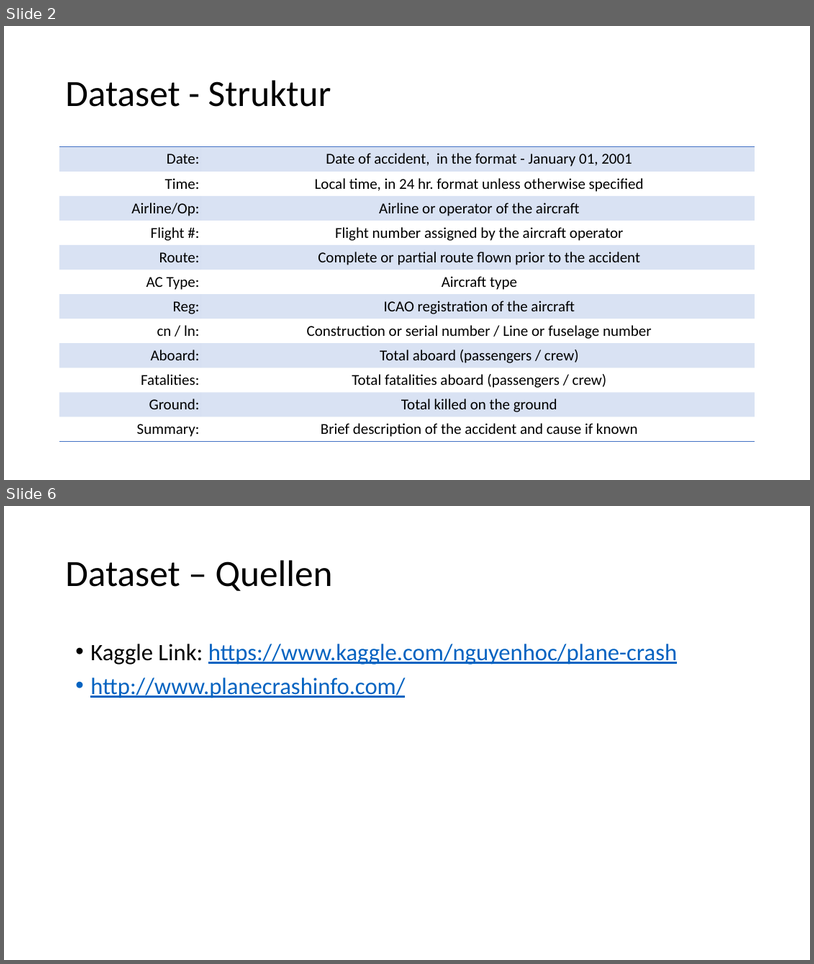
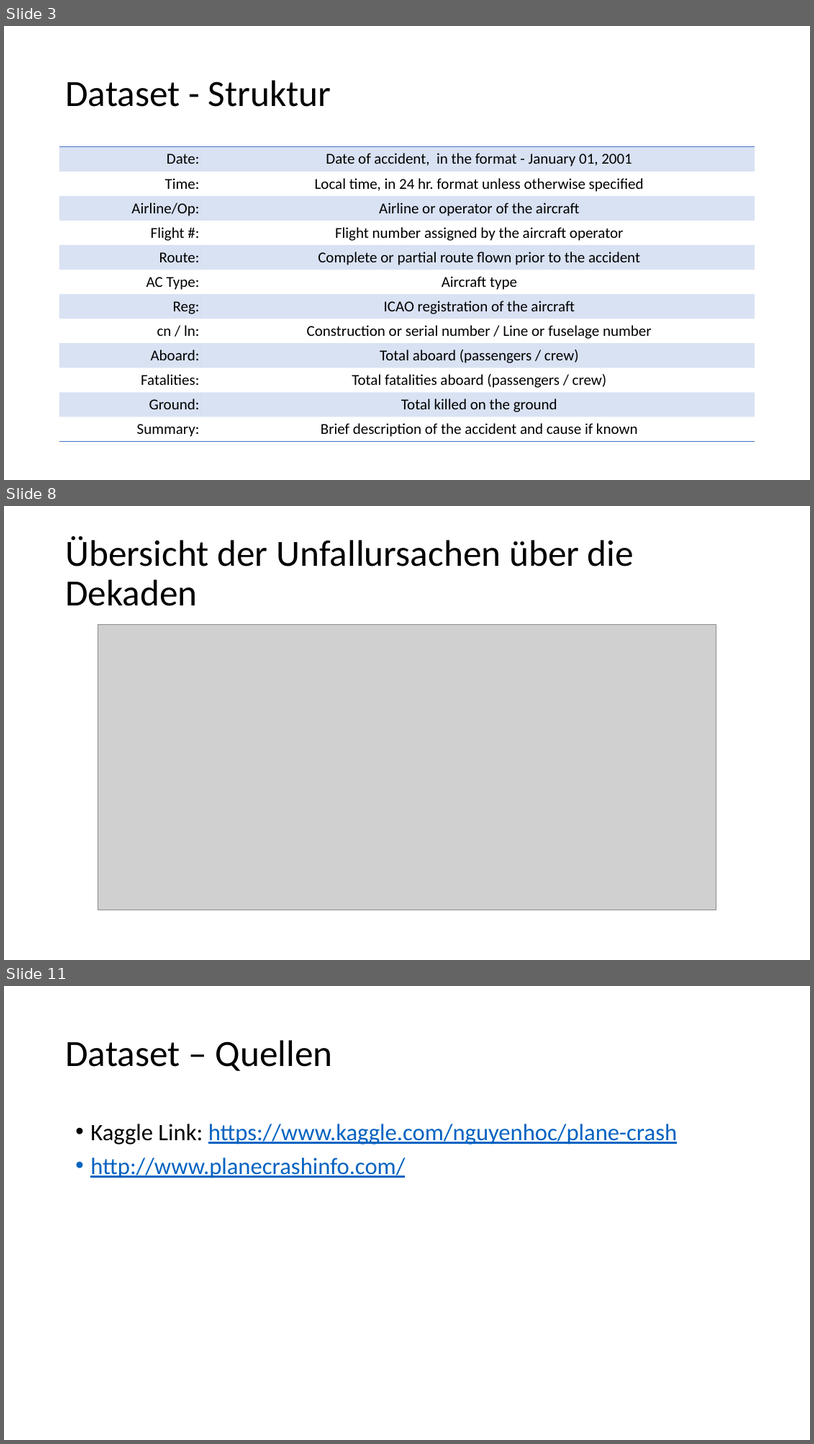
Before and after one commit to nojetlag/CASINFE18_BigData, a slide deck: Historical Plane Crashes/Präsentation/Leistungsnachweis BigData Plane Crashes.pptx. Shown one above the other, each under a label of ours: slides 2 and 6 before the commit, slides 3, 8 and 11 after it; the slides between them are not shown. The pictures are 814x964 and 814x1444 pixels, drawn with LibreOffice and Linux fonts; fonts in the diff are those of the drawing; grey boxes stand for pictures. Boxes give left, top, right and bottom in pixels: in the first picture for what was removed or moved away, otherwise in the second. Text is boxed around its words. In the diff, an @@ line names an element or a change of style, - is before the commit and + after.

```diff
--- a/Historical Plane Crashes/Präsentation/Leistungsnachweis BigData Plane Crashes.pptx
+++ b/Historical Plane Crashes/Präsentation/Leistungsnachweis BigData Plane Crashes.pptx
@@ slide 8 added at (4,506,810,960), background #FFFFFF @@
@@ title added at (65,536,634,606), 44 pt, text #000000 @@
+Übersicht der Unfallursachen über die Dekaden
@@ picture added at (98,625,717,909) @@
@@ what was slide 2 is now slide 3 @@
@@ what was slide 6 is now slide 11 @@
```
Also in this commit, not shown: 1 slide changed, 6 other slides added, 2 slides removed, 1 other file.
